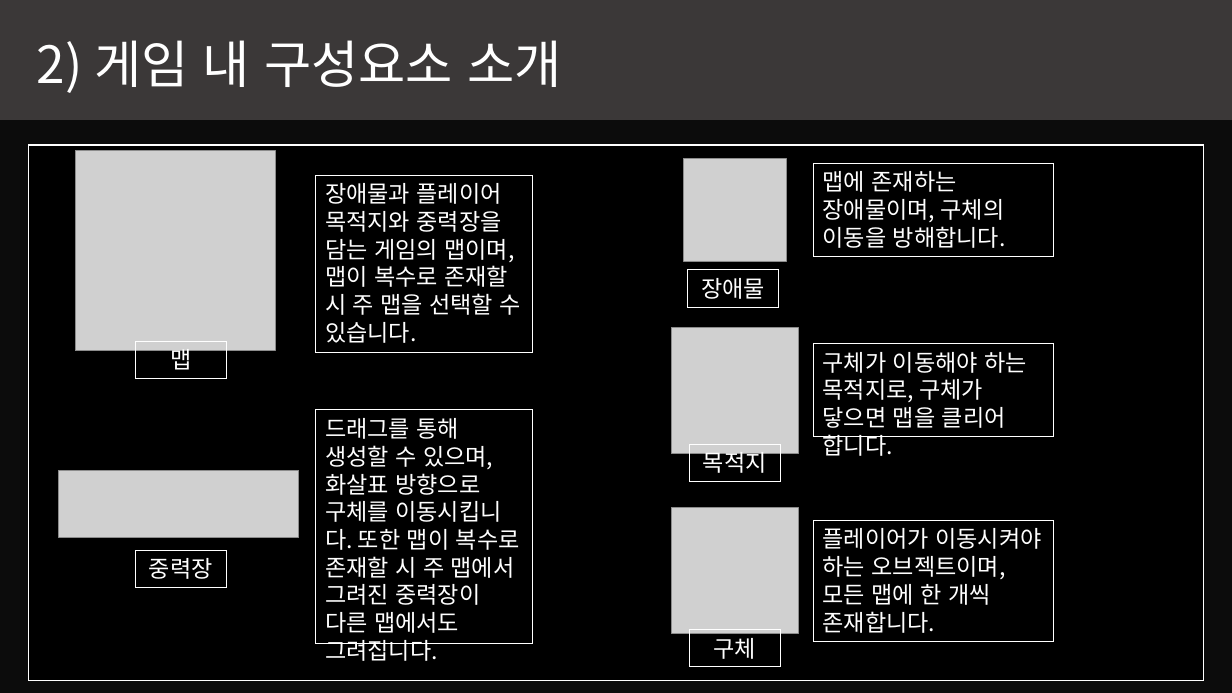
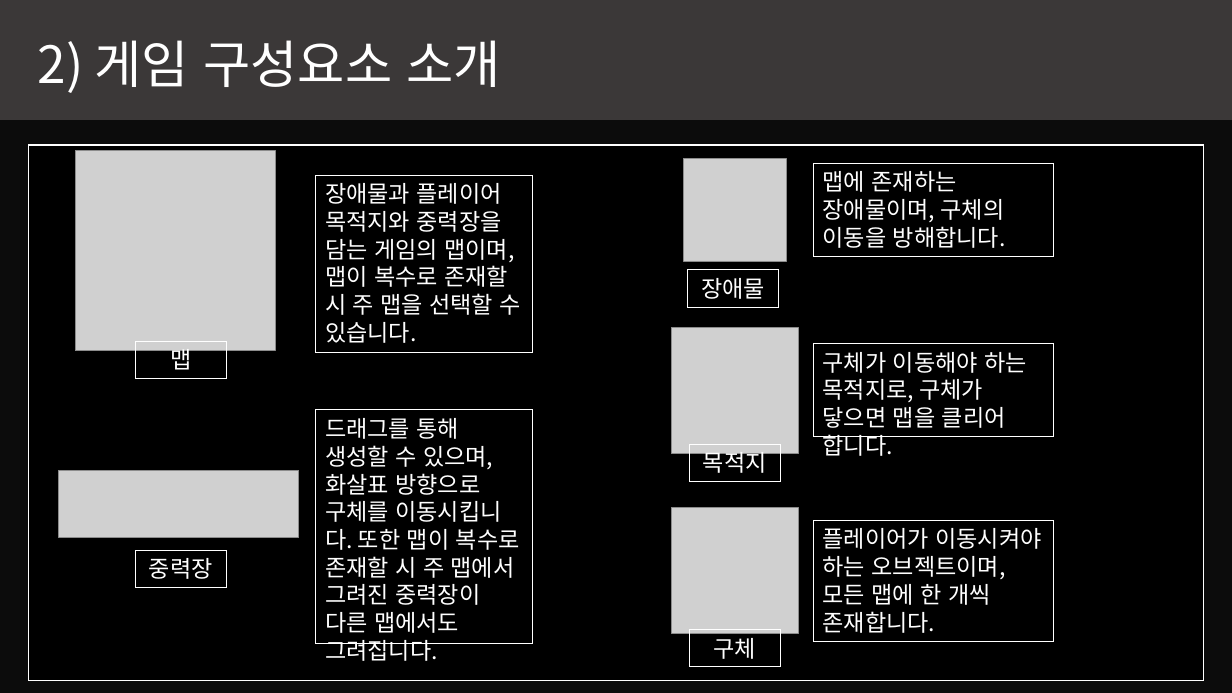
Before and after one commit to kjpark102312/Jagu_Agis, a slide deck: slide 3 of Presentation/AGIS 발표자료.pptx. Drawn at 1232x693 pixels with LibreOffice and Linux fonts; fonts in the diff are those of the drawing; grey boxes stand for pictures; background and template pictures are left out; a plain dark background stands for a picture behind light text. Boxes give left, top, right and bottom in pixels: in the first picture for what was removed or moved away, otherwise in the second. Text is boxed around its words. In the diff, an @@ line names an element or a change of style, - is before the commit and + after.

```diff
--- a/Presentation/AGIS 발표자료.pptx
+++ b/Presentation/AGIS 발표자료.pptx
@@ text at (38,40,501,93): text changed @@
-2) 게임 내 구성요소 소개
+2) 게임 구성요소 소개
```
Also in this commit, not shown: 3 other slides changed, 1 slide added, 1 slide removed, 2 other files.
